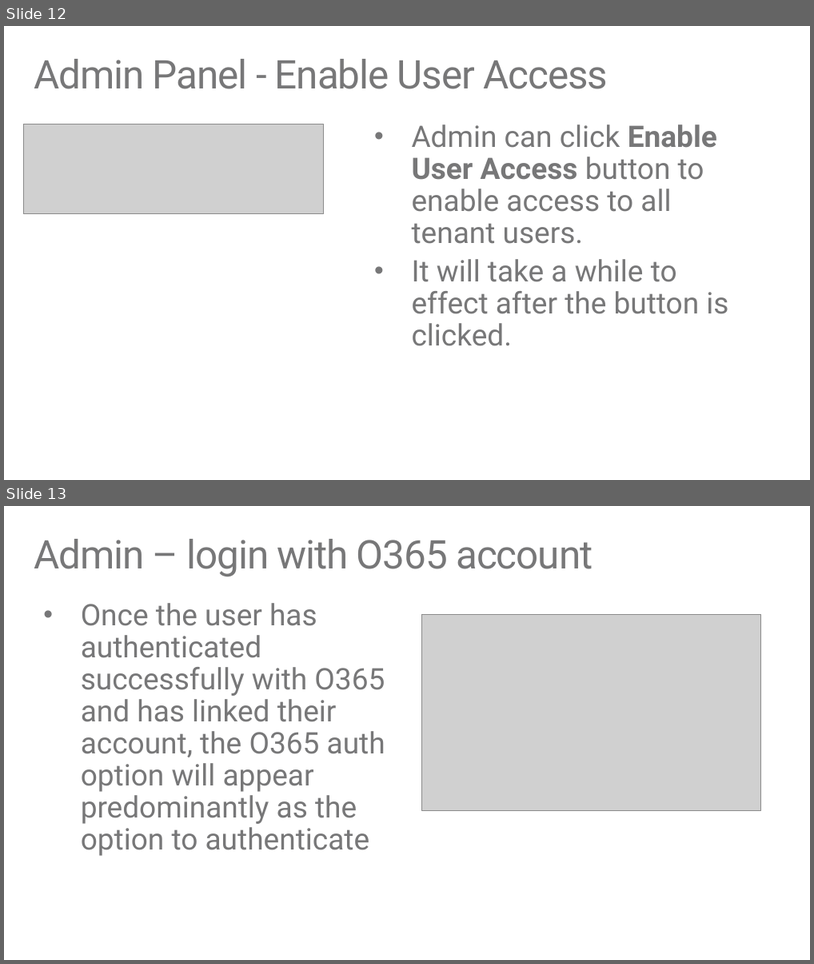
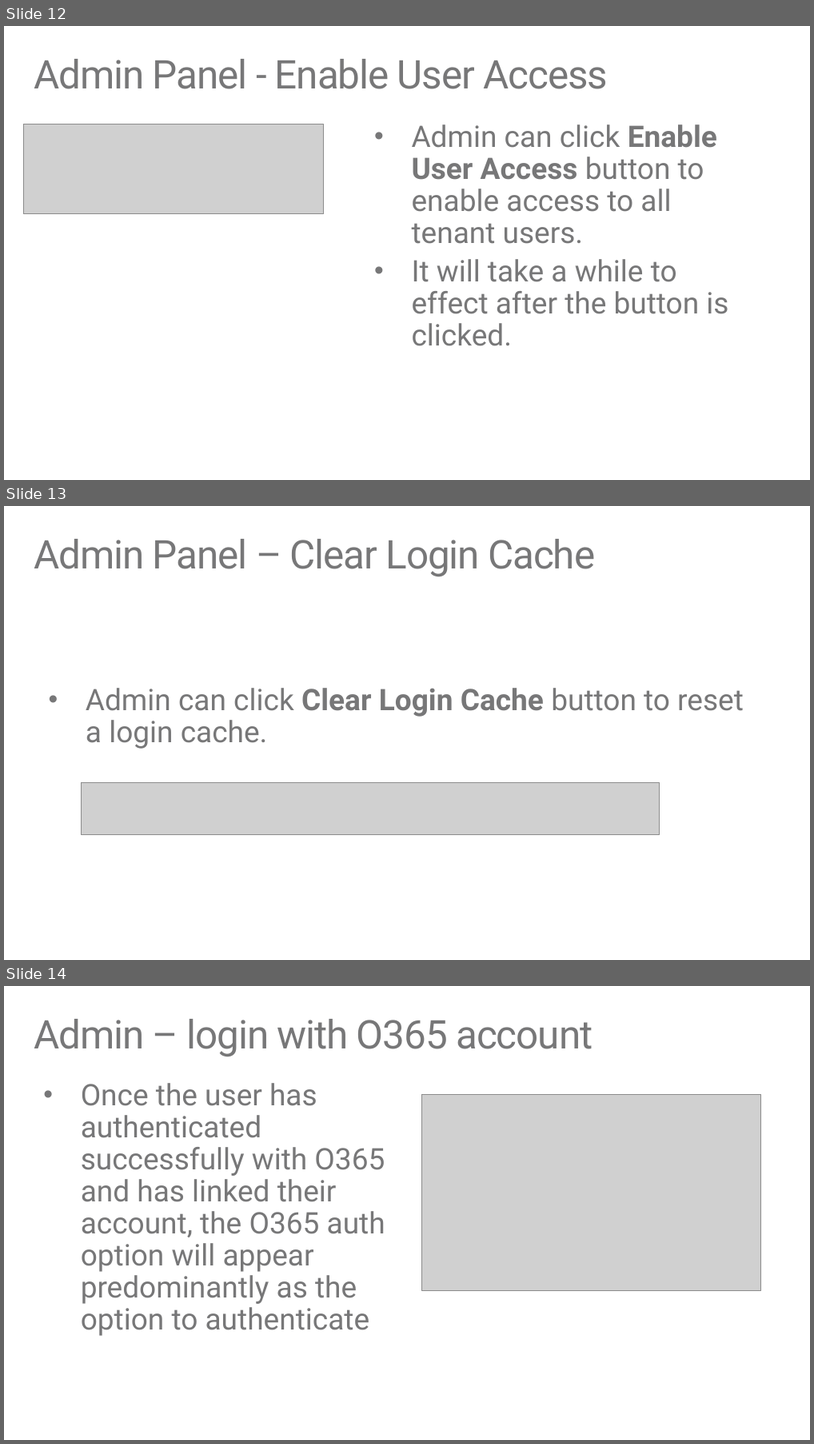
Before and after one commit to sumitkharche/O365-EDU-AngularNodeJS-Samples, a slide deck: EDU GRAPH-API Demo Script.pptx. Shown one above the other, each under a label of ours: slides 12 and 13 before the commit, slides 12, 13 and 14 after it. The pictures are 814x964 and 814x1444 pixels, drawn with LibreOffice and Linux fonts; fonts in the diff are those of the drawing; grey boxes stand for pictures. Boxes give left, top, right and bottom in pixels: in the first picture for what was removed or moved away, otherwise in the second. Text is boxed around its words. In the diff, an @@ line names an element or a change of style, - is before the commit and + after.

```diff
--- a/EDU GRAPH-API Demo Script.pptx
+++ b/EDU GRAPH-API Demo Script.pptx
@@ slide 13 added at box(4, 506, 810, 960), background #FFFFFF @@
@@ title added at box(34, 539, 595, 576), 48 pt, text #777778 @@
+Admin Panel – Clear Login Cache
@@ text added at box(86, 688, 744, 748), 36 pt, text #777778 @@
+• Admin can click Clear Login Cache button to reset a login cache.
@@ picture added at box(81, 782, 660, 834) @@
@@ what was slide 13 is now slide 14 @@
```
Also in this commit, not shown: 1 slide changed, 26 other files.
